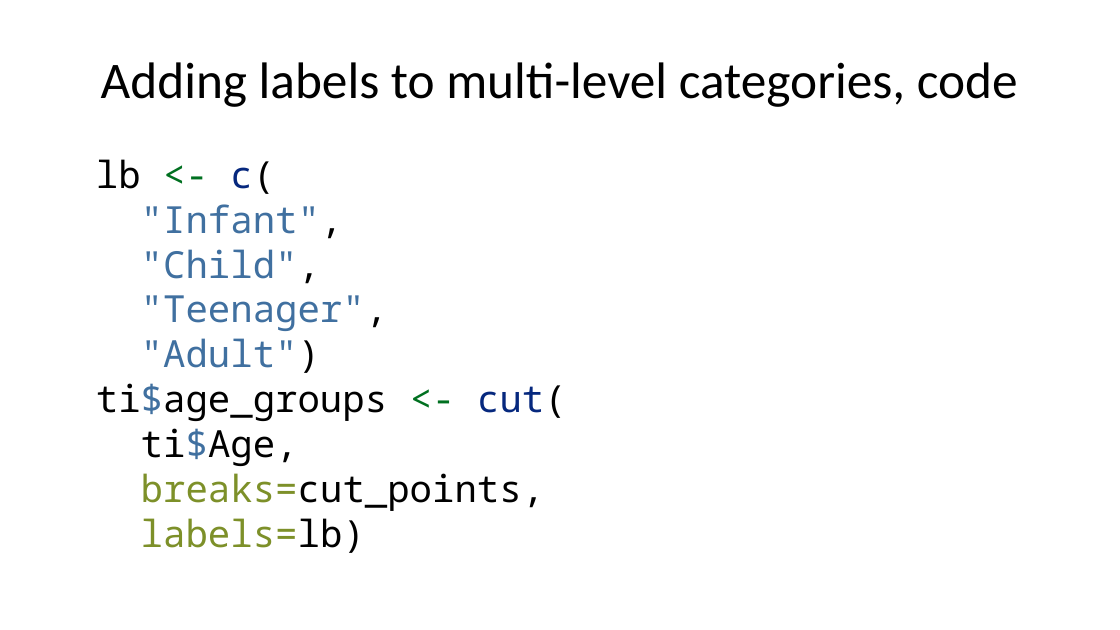
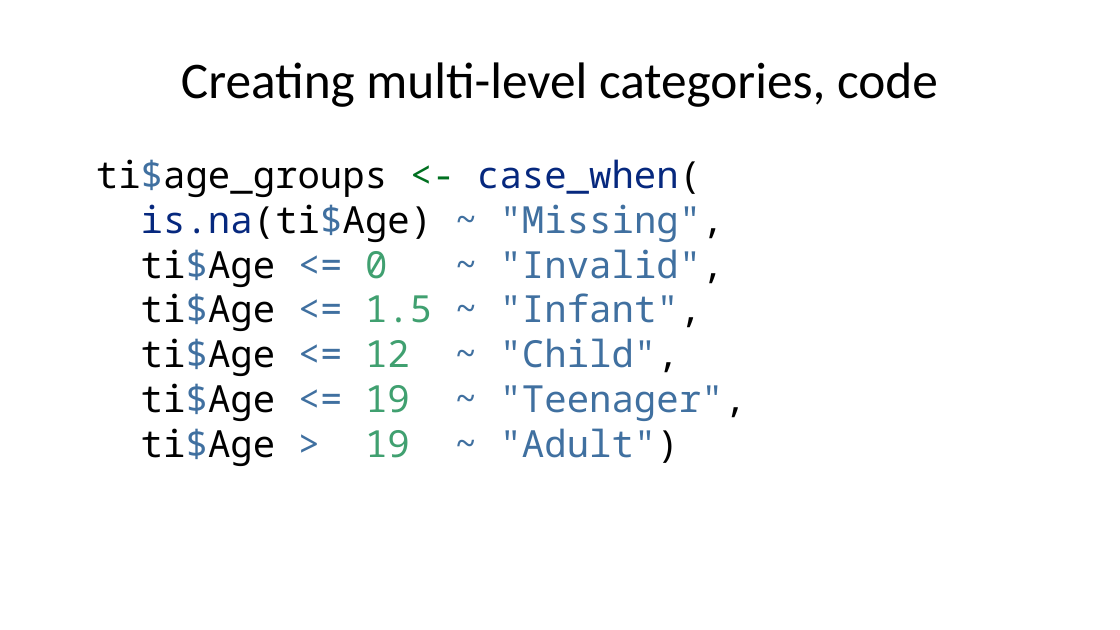
Before and after one commit to pmean/classes, a slide deck: slide 49 of introduction-to-r/results/v04-slides-and-speaker-notes.pptx. Drawn at 1120x630 pixels with LibreOffice and Linux fonts; fonts in the diff are those of the drawing. Boxes give left, top, right and bottom in pixels: in the first picture for what was removed or moved away, otherwise in the second. Text is boxed around its words. In the diff, an @@ line names an element or a change of style, - is before the commit and + after.

```diff
--- a/introduction-to-r/results/v04-slides-and-speaker-notes.pptx
+++ b/introduction-to-r/results/v04-slides-and-speaker-notes.pptx
@@ title at (x1=181, y1=62, x2=938, y2=107): text changed @@
-Adding labels to multi-level categories, code
+Creating multi-level categories, code
@@ text at (x1=96, y1=159, x2=747, y2=466): text changed; text colour #000000 to #4070A0 @@
-lb <- c(
-"Infant",
-"Child",
-"Teenager",
-"Adult")
-ti$age_groups <- cut(
-ti$Age,
-breaks=cut_points,
-labels=lb)
+ti$age_groups <- case_when(
+is.na(ti$Age) ~ "Missing",
+ti$Age <= 0 ~ "Invalid",
+ti$Age <= 1.5 ~ "Infant",
+ti$Age <= 12 ~ "Child",
+ti$Age <= 19 ~ "Teenager",
+ti$Age > 19 ~ "Adult")
```
Also in this commit, not shown: 15 other slides changed, 1 slide added, 1 slide removed, 9 other files.
